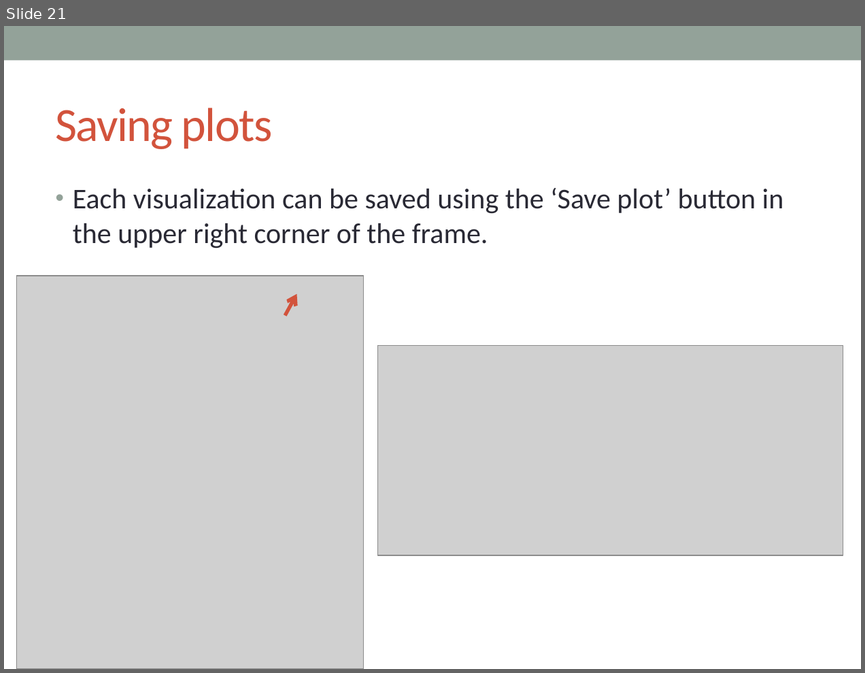
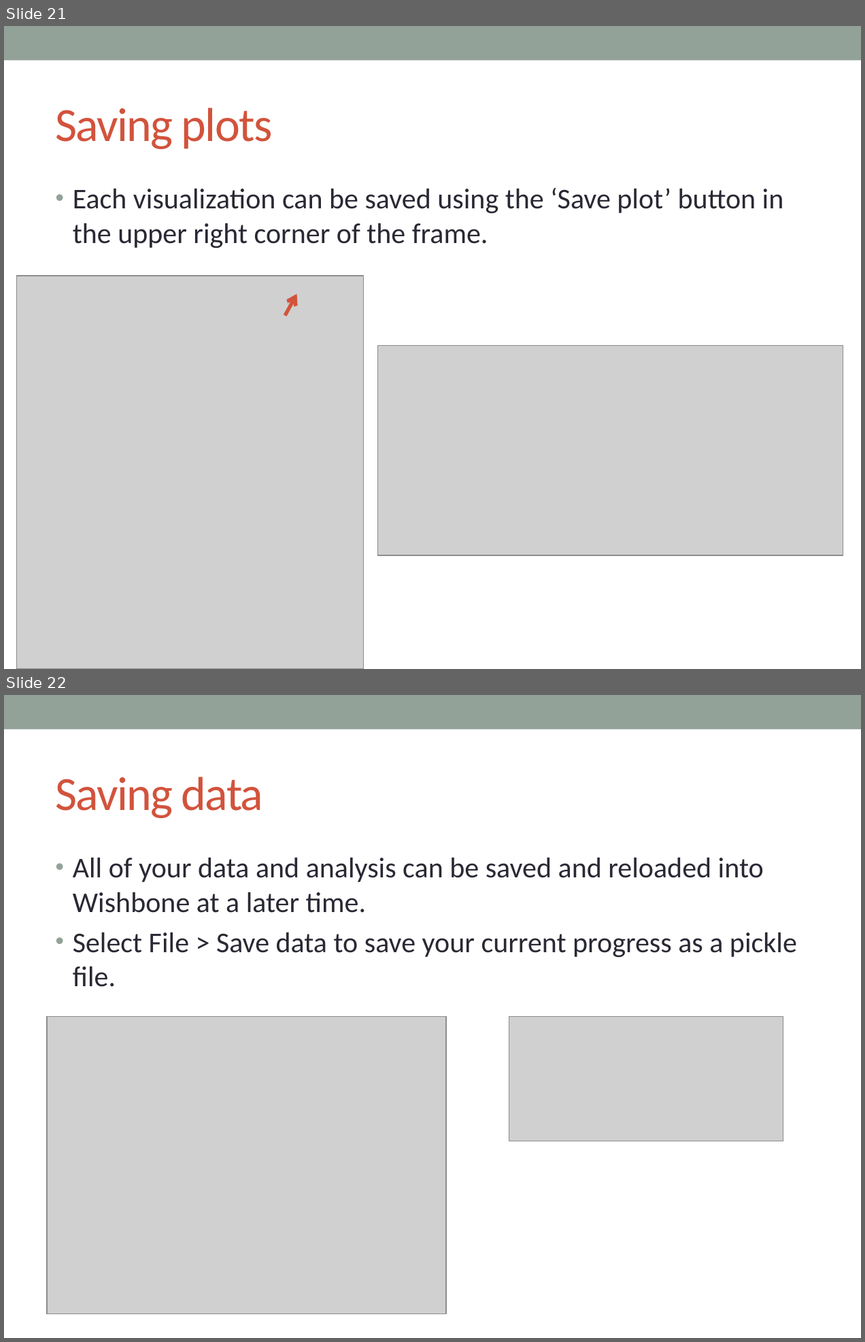
Before and after one commit to KrishnaswamyLab/MAGIC, a slide deck: docs/wishbone_tutorial.pptx. Shown one above the other, each under a label of ours: slide 21 before the commit, slides 21 and 22 after it. The pictures are 865x673 and 865x1342 pixels, drawn with LibreOffice and Linux fonts; fonts in the diff are those of the drawing; grey boxes stand for pictures. Boxes give left, top, right and bottom in pixels: in the first picture for what was removed or moved away, otherwise in the second. Text is boxed around its words. In the diff, an @@ line names an element or a change of style, - is before the commit and + after.

Commit message:
saving/loading pickled wb data added to tutorial

```diff
--- a/docs/wishbone_tutorial.pptx
+++ b/docs/wishbone_tutorial.pptx
@@ slide 22 added at [4,695,861,1338], background #FFFFFF; not listed: 1 template element that a slide beside it also shows @@
@@ title added at [56,777,263,818], 40 pt, text #D2533C @@
+Saving data
@@ text added at [73,858,797,987], 24 pt, text #292934 @@
+• All of your data and analysis can be saved and reloaded into Wishbone at a later time.
+• Select File > Save data to save your current progress as a pickle file.
@@ picture added at [47,1016,446,1314] @@
@@ picture added at [509,1016,783,1141] @@
```
Also in this commit, not shown: 1 slide changed.
